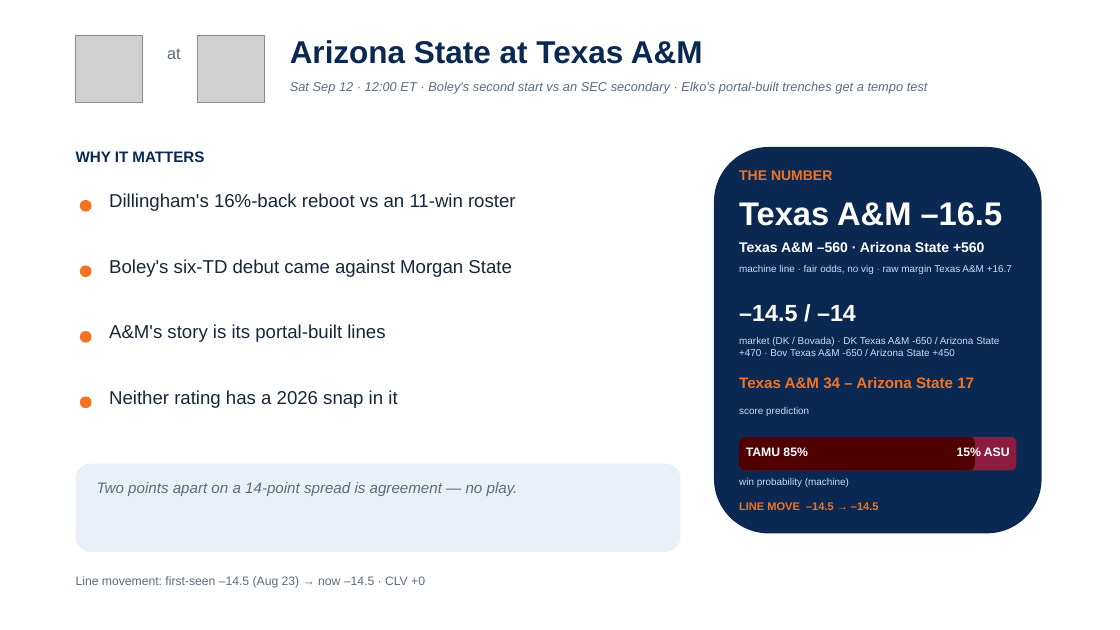
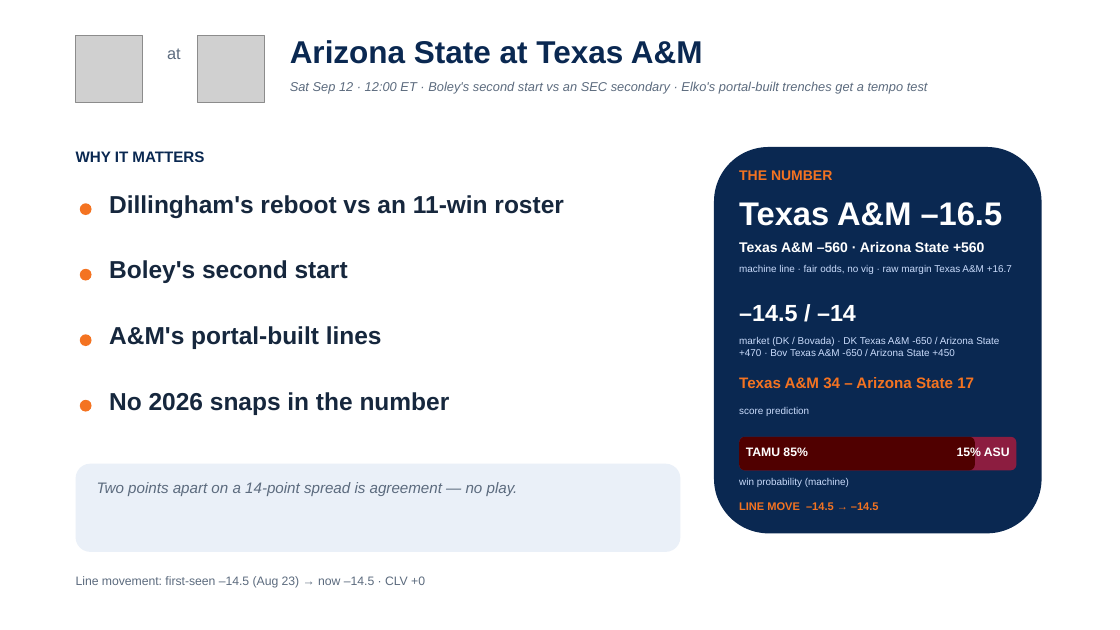
Before and after one commit to lucasalvarezflorida-lab/ncaa-fbs-analytics, a slide deck: slide 9 of decks/2026_Week2_Episode3.pptx. Drawn at 1120x630 pixels with LibreOffice and Linux fonts; fonts in the diff are those of the drawing; grey boxes stand for pictures. Boxes give left, top, right and bottom in pixels: in the first picture for what was removed or moved away, otherwise in the second. Text is boxed around its words. In the diff, an @@ line names an element or a change of style, - is before the commit and + after.

```diff
--- a/decks/2026_Week2_Episode3.pptx
+++ b/decks/2026_Week2_Episode3.pptx
@@ text at [109,195,563,218]: text changed; size 16 to 21 pt; bold on @@
-Dillingham's 16%-back reboot vs an 11-win roster
+Dillingham's reboot vs an 11-win roster
@@ ellipse: place and size @@
-ellipse at [80,266,92,277]
+ellipse at [80,269,92,281]
@@ text at [109,260,348,283]: text changed; size 16 to 21 pt; bold on @@
-Boley's six-TD debut came against Morgan State
+Boley's second start
@@ text at [109,326,382,349]: text changed; size 16 to 21 pt; bold on @@
-A&M's story is its portal-built lines
+A&M's portal-built lines
@@ ellipse: place and size @@
-ellipse at [80,397,92,408]
+ellipse at [80,400,92,412]
@@ text at [109,392,450,415]: text changed; size 16 to 21 pt; bold on @@
-Neither rating has a 2026 snap in it
+No 2026 snaps in the number
```
Also in this commit, not shown: 4 other slides changed, 1 other file.
